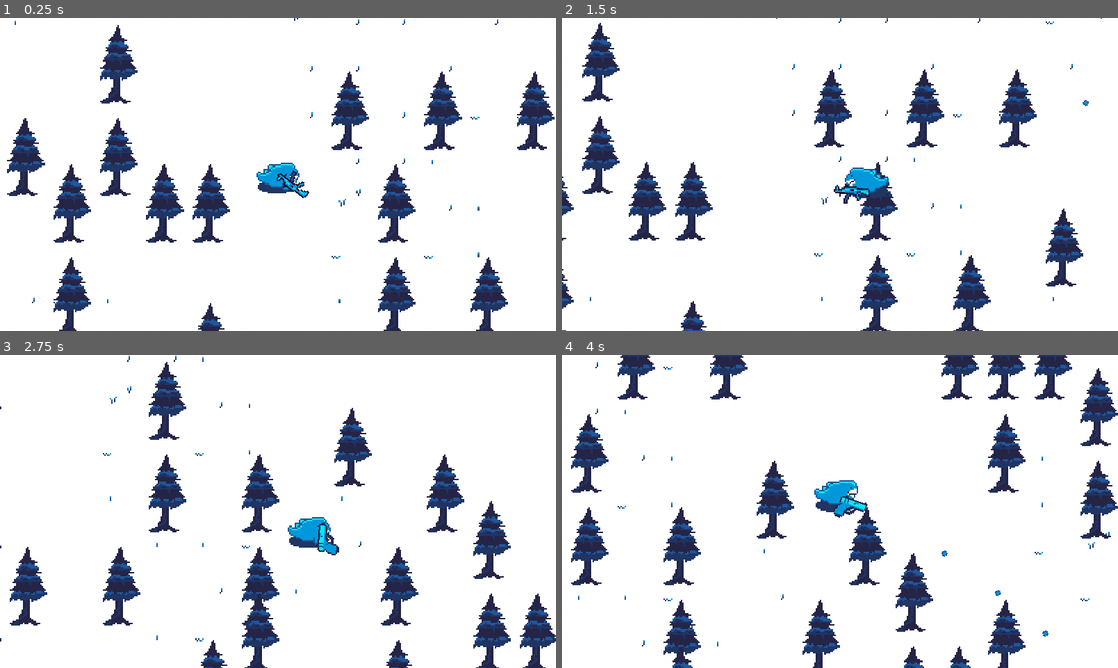
Above: before the commit, frames 1-4 (two rows, left to right).
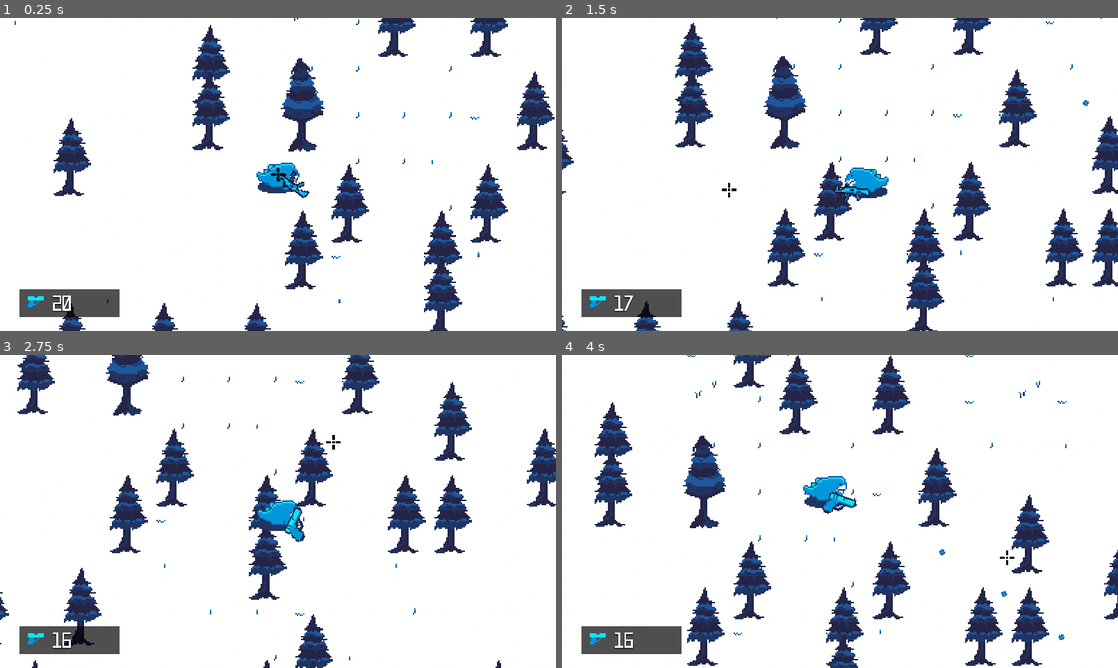
Above: after the commit, the same moments.

Repository: the2cguy/blobbyproject
Game: Godot game, scene res://maps/map_chapter1_test.tscn
Two runs of this game, one before a commit and one after it. Both use one fixed random seed, a clock stepped at 60 frames per second and the inputs below.
Inputs (mouse positions are in pixels of both pictures, inside the frame that each line leads up to):
- Up to frame 1 (0.25 s): no input
- Up to frame 2 (1.5 s): tap Enter at 0.5 s; move the mouse to (962, 158) at 0.52 s; press the mouse at (962, 158) at 0.53 s; hold D (right) 0.53-1.28 s; tap F (switch) at 0.8, 1.35 s; move the mouse to (728, 190) at 1.27 s; release the mouse at (728, 190) at 1.28 s; hold S (down) from 1.28 s (still down)
- Up to frame 3 (2.75 s): click (166, 527) at 1.55 s; move the mouse to (333, 442) at 2.02 s; release S (down) at 2.03 s; press the mouse at (333, 442) at 2.03 s; hold D (right) from 2.03 s (still down); tap F (switch) at 2.3 s
- Up to frame 4 (4 s): move the mouse to (812, 574) at 2.77 s; release D (right) at 2.78 s; release the mouse at (812, 574) at 2.78 s; hold W (up) 2.78-3.53 s; tap F (switch) at 2.85, 3.8 s; click (812, 574) at 3.05 s; move the mouse to (1006, 558) at 3.52 s; press the mouse at (1006, 558) at 3.53 s; hold A (left) from 3.53 s (still down)

The runs differ from the first frame. In frame 1, 19% of the frame differs, in the area x 1-92%, y 0-100%; in frame 2, 18%; in frame 3, 22%; in frame 4, 25%, in the area x 1-100%, y 0-100%.

Commit message:
New UI

Diff:
--- a/maps/map_chapter1_test.tscn
+++ b/maps/map_chapter1_test.tscn
@@ -1,41 +1,75 @@
-[gd_scene load_steps=10 format=3 uid="uid://ch50nop2obxfl"]
+[gd_scene load_steps=11 format=3 uid="uid://ch50nop2obxfl"]
 
 [ext_resource type="PackedScene" uid="uid://d25or1vcbdalh" path="res://models/model_player.tscn" id="1_h5upq"]
 [ext_resource type="Texture2D" uid="uid://c3u4gdsjjs17t" path="res://tileset/background_snow.png" id="3_avhwu"]
 [ext_resource type="Texture2D" uid="uid://ckyhcg3gpl23q" path="res://tileset/dirt-v2.png" id="3_i7a03"]
-[ext_resource type="PackedScene" uid="uid://7vc71hj8mcjb" path="res://models/misc/procedural_map.tscn" id="4_iohd6"]
+[ext_resource type="PackedScene" uid="uid://7vc71hj8mcjb" path="res://models/components/procedural_map.tscn" id="4_iohd6"]
 [ext_resource type="Texture2D" uid="uid://2wyn2b68y11n" path="res://tileset/pine_trees.png" id="4_lvd8u"]
+[ext_resource type="PackedScene" uid="uid://cee7omdbwiski" path="res://ui/main_hud.tscn" id="6_dwi81"]
 
 [sub_resource type="TileSetAtlasSource" id="TileSetAtlasSource_evxm6"]
 texture = ExtResource("3_i7a03")
 texture_region_size = Vector2i(32, 32)
 0:0/0 = 0
+0:0/0/physics_layer_0/linear_velocity = Vector2(0, 0)
+0:0/0/physics_layer_0/angular_velocity = 0.0
 1:0/0 = 0
+1:0/0/physics_layer_0/linear_velocity = Vector2(0, 0)
+1:0/0/physics_layer_0/angular_velocity = 0.0
 2:0/0 = 0
+2:0/0/physics_layer_0/linear_velocity = Vector2(0, 0)
+2:0/0/physics_layer_0/angular_velocity = 0.0
 3:0/0 = 0
+3:0/0/physics_layer_0/linear_velocity = Vector2(0, 0)
+3:0/0/physics_layer_0/angular_velocity = 0.0
 5:0/0 = 0
+5:0/0/physics_layer_0/linear_velocity = Vector2(0, 0)
+5:0/0/physics_layer_0/angular_velocity = 0.0
 6:0/0 = 0
+6:0/0/physics_layer_0/linear_velocity = Vector2(0, 0)
+6:0/0/physics_layer_0/angular_velocity = 0.0
 7:0/0 = 0
+7:0/0/physics_layer_0/linear_velocity = Vector2(0, 0)
+7:0/0/physics_layer_0/angular_velocity = 0.0
 8:0/0 = 0
+8:0/0/physics_layer_0/linear_velocity = Vector2(0, 0)
+8:0/0/physics_layer_0/angular_velocity = 0.0
 9:0/0 = 0
+9:0/0/physics_layer_0/linear_velocity = Vector2(0, 0)
+9:0/0/physics_layer_0/angular_velocity = 0.0
 
 [sub_resource type="TileSetAtlasSource" id="TileSetAtlasSource_2cv5v"]
 texture = ExtResource("3_avhwu")
 texture_region_size = Vector2i(32, 32)
 0:0/0 = 0
+0:0/0/physics_layer_0/linear_velocity = Vector2(0, 0)
+0:0/0/physics_layer_0/angular_velocity = 0.0
 
 [sub_resource type="TileSetAtlasSource" id="TileSetAtlasSource_oecxw"]
 texture = ExtResource("4_lvd8u")
 texture_region_size = Vector2i(32, 64)
 0:0/0 = 0
 0:0/0/texture_origin = Vector2i(0, 32)
+0:0/0/physics_layer_0/linear_velocity = Vector2(0, 0)
+0:0/0/physics_layer_0/angular_velocity = 0.0
+0:0/0/physics_layer_0/polygon_0/points = PackedVector2Array(-6.74646, -6.94488, 6.34961, -7.14331, 10, 0.5, -9.32598, 0)
+0:0/0/physics_layer_0/polygon_1/points = PackedVector2Array(3.1748, -4.76221, 2.97638, -21.4299, -1.19055, -21.4299, -4.16693, -4.56378)
 1:0/0 = 0
 1:0/0/texture_origin = Vector2i(0, 32)
+1:0/0/physics_layer_0/linear_velocity = Vector2(0, 0)
+1:0/0/physics_layer_0/angular_velocity = 0.0
+1:0/0/physics_layer_0/polygon_0/points = PackedVector2Array(-6.74646, -6.94488, 6.34961, -7.14331, 10, 0.5, -9.32598, 0)
+1:0/0/physics_layer_0/polygon_1/points = PackedVector2Array(3.1748, -4.76221, 2.97638, -21.4299, -1.19055, -21.4299, -4.16693, -4.56378)
 0:1/0 = 0
+0:1/0/physics_layer_0/linear_velocity = Vector2(0, 0)
+0:1/0/physics_layer_0/angular_velocity = 0.0
 1:1/0 = 0
+1:1/0/physics_layer_0/linear_velocity = Vector2(0, 0)
+1:1/0/physics_layer_0/angular_velocity = 0.0
 
 [sub_resource type="TileSet" id="TileSet_laogb"]
 tile_size = Vector2i(32, 32)
+physics_layer_0/collision_layer = 1
 sources/3 = SubResource("TileSetAtlasSource_evxm6")
 sources/4 = SubResource("TileSetAtlasSource_2cv5v")
 sources/6 = SubResource("TileSetAtlasSource_oecxw")
@@ -61,4 +95,13 @@
 layer_2/z_index = 1
 layer_2/tile_data = PackedInt32Array()
 
-[node name="procedural_map" parent="." instance=ExtResource("4_iohd6")]
+[node name="procedural_map" parent="." node_paths=PackedStringArray("tilemap") instance=ExtResource("4_iohd6")]
+distribution_frequency = {
+"dirt": 0.1146,
+"pine_tree": 0.5
+}
+tilemap = NodePath("../map")
+
+[node name="CanvasLayer" type="CanvasLayer" parent="."]
+
+[node name="main_hud" parent="CanvasLayer" instance=ExtResource("6_dwi81")]
--- a/scripts/global.gd
+++ b/scripts/global.gd
@@ -20,3 +20,6 @@
 	"blitz34":20,
 	"zk2_gen3":4
 }
+var currentWeapon = "blitz34"
+var weapon:Node2D
+var reload_progress:ProgressBar
--- a/scripts/procedural_map.gd
+++ b/scripts/procedural_map.gd
@@ -3,18 +3,47 @@
 # Background ID: 4
 # Dirt ID: 3
 # Pine Tree ID: 6
-var levelArea = [Vector2(-100, -100), Vector2(100, 100)]
+@export var levelArea = [Vector2(-100, -100), Vector2(100, 100)]
+@export var seed:int
+@export var distribution_frequency = {
+	3:0.1146,
+	6:0.5
+}
+@export var layer:Dictionary = {
+	"3":0,
+	"6":2,
+	"4":1
+}
+@export var atlas_coords = {
+	"3":[9, 0],
+	"6":[3, 0]
+}
+@export var tilemap:TileMap
+func distribute(seed, atlas_id, frequency, pos1:Vector2i, pos2:Vector2i, isEven:bool):
+	if not isEven:
+		procedural.seed = seed
+		procedural.frequency = frequency
+		procedural.noise_type = FastNoiseLite.TYPE_SIMPLEX
+		for x in range(pos1.x, pos2.x):
+			for y in range(pos1.y, pos2.y):
+				tilemap.set_cell(layer[str(atlas_id)], Vector2i(x, y), atlas_id, Vector2i(remap(procedural.get_noise_2d(x, y), 0, 1.0, atlas_coords[str(atlas_id)][0], atlas_coords[str(atlas_id)][1]), 0))
+	else:
+		for x in range(pos1.x, pos2.x):
+			for y in range(pos1.y, pos2.y):
+				tilemap.set_cell(layer[str(atlas_id)], Vector2i(x, y), atlas_id, Vector2i(0, 0))
 func _ready():
-	procedural.seed = 7273
-	procedural.noise_type = FastNoiseLite.TYPE_SIMPLEX
-	procedural.frequency = 0.1146
-	for x in range(levelArea[0].x, levelArea[1].x):
-		for y in range(levelArea[0].y, levelArea[1].y):
-			get_parent().get_node("map").set_cell(1, Vector2i(x, y), 4, Vector2i(0, 0))
-			get_parent().get_node("map").set_cell(0, Vector2i(x, y), 3, Vector2i(remap(procedural.get_noise_2d(x, y), 0, 1.0, 9, 0), 0))
-	procedural.seed += 1000
-	procedural.frequency = 0.5
-	for x in range(levelArea[0].x, levelArea[1].x):
-		for y in range(levelArea[0].y, levelArea[1].y):
-			get_parent().get_node("map").set_cell(2, Vector2i(x, y), 6, Vector2i(remap(procedural.get_noise_2d(x, y), 0, 1.0, 3, 0), 0))
-	print(procedural.frequency)
+	distribute(7273, 3, 0.1146, Vector2i(-100, -100), Vector2i(100, 100), false)
+	distribute(7273, 4, 0, Vector2i(-100, -100), Vector2i(100, 100), true)
+	distribute(7273, 6, 0.5, Vector2i(-100, -100), Vector2i(100, 100), false)
+#	procedural.seed = seed
+#	procedural.noise_type = FastNoiseLite.TYPE_SIMPLEX
+#	procedural.frequency = 0.1146
+#	for x in range(levelArea[0].x, levelArea[1].x):
+#		for y in range(levelArea[0].y, levelArea[1].y):
+#			get_parent().get_node("map").set_cell(0, Vector2i(x, y), 3, Vector2i(remap(procedural.get_noise_2d(x, y), 0, 1.0, 9, 0), 0))
+#	procedural.seed += 1000
+#	procedural.frequency = 0.5
+#	for x in range(levelArea[0].x, levelArea[1].x):
+#		for y in range(levelArea[0].y, levelArea[1].y):
+#			get_parent().get_node("map").set_cell(2, Vector2i(x, y), 6, Vector2i(remap(procedural.get_noise_2d(x, y), 0, 1.0, 3, 0), 0))
+#	print(procedural.frequency)
--- /dev/null
+++ b/scripts/ui/ammo_text.gd
@@ -0,0 +1,5 @@
+extends Label
+
+
+func _process(delta: float) -> void:
+	text = str(Global.gunAmmo[Global.currentWeapon])
--- /dev/null
+++ b/scripts/ui/crosshair.gd
@@ -0,0 +1,11 @@
+extends TextureRect
+
+
+# Called when the node enters the scene tree for the first time.
+func _ready():
+	pass # Replace with function body.
+
+
+# Called every frame. 'delta' is the elapsed time since the previous frame.
+func _process(delta):
+	global_position = get_global_mouse_position()+Vector2(-20, -20)
--- /dev/null
+++ b/scripts/ui/reload_progress.gd
@@ -0,0 +1,12 @@
+extends ProgressBar
+
+
+# Called when the node enters the scene tree for the first time.
+func _ready() -> void:
+	Global.reload_progress = self
+
+
+# Called every frame. 'delta' is the elapsed time since the previous frame.
+func _process(delta: float) -> void:
+	max_value = Global.gunReloadTime[Global.currentWeapon]
+	value = Global.weapon.get_node("ReloadTimer").time_left
--- a/scripts/weapon.gd
+++ b/scripts/weapon.gd
@@ -1,25 +1,25 @@
 extends Node2D
 var weaponType = "AUTO"
 var weaponSpeed = 20 #Speed: rounds/second
-var currentWeapon = "blitz34"
 var allowFire = true
 var bullet = preload("res://models/model_default_bullet.tscn")
 # Called when the node enters the scene tree for the first time.
 func switchGun():
 	if $ReloadTimer.is_stopped():
-		var gunid = Global.guns.keys().find(currentWeapon, 0)+1
+		var gunid = Global.guns.keys().find(Global.currentWeapon, 0)+1
 		if gunid >= len(Global.guns.keys()):
-			currentWeapon = Global.guns.keys()[0]
+			Global.currentWeapon = Global.guns.keys()[0]
 		else:
-			currentWeapon = Global.guns.keys()[gunid]
-		weaponType = Global.guns[currentWeapon]
-		$Sprite2D.play(currentWeapon+"_idle")
+			Global.currentWeapon = Global.guns.keys()[gunid]
+		weaponType = Global.guns[Global.currentWeapon]
+		$Sprite2D.play(Global.currentWeapon+"_idle")
 func _ready():
 	$Timer.timeout.connect(enableFire)
 	$ReloadTimer.timeout.connect(reloadGun)
-	$Sprite2D.play(currentWeapon+"_idle")
+	$Sprite2D.play(Global.currentWeapon+"_idle")
+	Global.weapon = self
 func enableFire():
-	if Global.gunAmmo[currentWeapon] > 0:
+	if Global.gunAmmo[Global.currentWeapon] > 0:
 		allowFire = true
 	else:
 		$Sprite2D.stop()
@@ -28,46 +28,47 @@
 	look_at(get_global_mouse_position())
 	#Automatic shooting
 	if weaponType == "AUTO":
-		if Global.gunAmmo[currentWeapon] > 0 and $Timer.is_stopped():
+		if Global.gunAmmo[Global.currentWeapon] > 0 and $Timer.is_stopped() and $ReloadTimer.is_stopped():
 			allowFire = true
 		else:
 			allowFire = false
 		if Input.is_action_pressed("shoot") and allowFire:
 			#Shooting animation
-			$Sprite2D.play(currentWeapon+"_shooting")
+			$Sprite2D.play(Global.currentWeapon+"_shooting")
 			#Subtract bullets when shooting
-			Global.gunAmmo[currentWeapon] -= 1
+			Global.gunAmmo[Global.currentWeapon] -= 1
 			#Spawn/instance bullet
 			var bullet_instance = bullet.instantiate()
 			bullet_instance.global_position = $Marker2D.global_position
 			get_node("/root/map_chapter1_test").add_child(bullet_instance)
 			#Rounds/second mechanism
 			allowFire = false
-			$Timer.start(1/Global.gunROF[currentWeapon])
+			$Timer.start(1/Global.gunROF[Global.currentWeapon])
 			print(Global.gunAmmo)
 	elif weaponType == "SEMIAUTO":
-		if Global.gunAmmo[currentWeapon] > 0 and $Timer.is_stopped():
+		if Global.gunAmmo[Global.currentWeapon] > 0 and $Timer.is_stopped() and $ReloadTimer.is_stopped():
 			allowFire = true
 		else:
 			allowFire = false
 		if Input.is_action_just_pressed("shoot") and allowFire:
-			$Sprite2D.play(currentWeapon+"_shooting")
-			Global.gunAmmo[currentWeapon] -= 1
+			$Sprite2D.play(Global.currentWeapon+"_shooting")
+			Global.gunAmmo[Global.currentWeapon] -= 1
 			var bullet_instance = bullet.instantiate()
 			bullet_instance.global_position = $Marker2D.global_position
 			get_node("/root/map_chapter1_test").add_child(bullet_instance)
 			allowFire = false
-			$Timer.start(1/Global.gunROF[currentWeapon])
+			$Timer.start(1/Global.gunROF[Global.currentWeapon])
 	#If weapon is gun
 	if weaponType == "AUTO" or weaponType == "SEMIAUTO":
 		if Input.is_action_just_pressed("reload") and $ReloadTimer.is_stopped():
-			$ReloadTimer.start(Global.gunReloadTime[currentWeapon])
+			Global.reload_progress.get_parent().show()
+			$ReloadTimer.start(Global.gunReloadTime[Global.currentWeapon])
 		if Input.is_action_just_released("shoot"):
 			$Sprite2D.stop()
 		if Input.is_action_just_pressed("switch"):
 			switchGun()
 #Reload function guys
 func reloadGun():
-	Global.gunAmmo[currentWeapon] = Global.gunCapacity[currentWeapon]
+	Global.gunAmmo[Global.currentWeapon] = Global.gunCapacity[Global.currentWeapon]
 	allowFire = true
-	print("RELOAD")
+	Global.reload_progress.get_parent().hide()
--- /dev/null
+++ b/ui/main_hud.tscn
@@ -0,0 +1,123 @@
+[gd_scene load_steps=11 format=3 uid="uid://cee7omdbwiski"]
+
+[ext_resource type="Texture2D" uid="uid://tn7oskoeag74" path="res://ui/imgs/crosshair.png" id="1_463no"]
+[ext_resource type="Script" path="res://scripts/ui/crosshair.gd" id="2_jcp26"]
+[ext_resource type="Texture2D" uid="uid://clr38j4encd72" path="res://ui/gun_icon-v2.png" id="3_njc03"]
+[ext_resource type="FontFile" uid="uid://bhlcg42s8qp1c" path="res://ui/fonts/screaming_neon.ttf" id="4_5q2pl"]
+[ext_resource type="Script" path="res://scripts/ui/ammo_text.gd" id="5_jtwbc"]
+[ext_resource type="Script" path="res://scripts/ui/reload_progress.gd" id="6_ik8hh"]
+[ext_resource type="Texture2D" uid="uid://pii3d3a64xoa" path="res://ui/reloadicon.png" id="7_6y3vc"]
+
+[sub_resource type="LabelSettings" id="LabelSettings_ajcou"]
+font = ExtResource("4_5q2pl")
+font_size = 473
+shadow_size = 54
+shadow_color = Color(0, 0, 0, 0.329412)
+shadow_offset = Vector2(0, 20)
+
+[sub_resource type="StyleBoxFlat" id="StyleBoxFlat_kbljf"]
+
+[sub_resource type="StyleBoxFlat" id="StyleBoxFlat_jgwk1"]
+bg_color = Color(0.109804, 0.109804, 0.109804, 1)
+
+[node name="main_hud" type="Control"]
+layout_mode = 3
+anchors_preset = 15
+anchor_right = 1.0
+anchor_bottom = 1.0
+grow_horizontal = 2
+grow_vertical = 2
+
+[node name="crosshair" type="TextureRect" parent="."]
+texture_filter = 1
+layout_mode = 0
+offset_right = 40.0
+offset_bottom = 40.0
+pivot_offset = Vector2(20, 20)
+texture = ExtResource("1_463no")
+script = ExtResource("2_jcp26")
+
+[node name="ColorRect" type="ColorRect" parent="."]
+layout_mode = 1
+anchors_preset = 2
+anchor_top = 1.0
+anchor_bottom = 1.0
+offset_left = 41.0
+offset_top = -86.0
+offset_right = 247.0
+offset_bottom = -29.0
+grow_vertical = 0
+color = Color(0, 0, 0, 0.690196)
+
+[node name="gun_icon" type="TextureRect" parent="."]
+texture_filter = 1
+layout_mode = 1
+anchors_preset = 2
+anchor_top = 1.0
+anchor_bottom = 1.0
+offset_left = 55.0
+offset_top = -79.0
+offset_right = 95.0
+offset_bottom = -39.0
+grow_vertical = 0
+texture = ExtResource("3_njc03")
+
+[node name="ammo_text" type="Label" parent="."]
+layout_mode = 1
+anchors_preset = 2
+anchor_top = 1.0
+anchor_bottom = 1.0
+offset_left = 109.0
+offset_top = -75.9999
+offset_right = 570.0
+offset_bottom = 444.0
+grow_vertical = 0
+scale = Vector2(0.0919692, 0.0919692)
+text = "16"
+label_settings = SubResource("LabelSettings_ajcou")
+script = ExtResource("5_jtwbc")
+
+[node name="reload_control" type="Control" parent="."]
+visible = false
+layout_mode = 1
+anchors_preset = 7
+anchor_left = 0.5
+anchor_top = 1.0
+anchor_right = 0.5
+anchor_bottom = 1.0
+offset_left = -109.0
+offset_top = -77.0
+offset_right = -69.0
+offset_bottom = -37.0
+grow_horizontal = 2
+grow_vertical = 0
+
+[node name="reload_progress" type="ProgressBar" parent="reload_control"]
+layout_mode = 1
+anchors_preset = 7
+anchor_left = 0.5
+anchor_top = 1.0
+anchor_right = 0.5
+anchor_bottom = 1.0
+offset_left = 84.0
+offset_top = -22.0
+offset_right = 174.0
+offset_bottom = -4.0
+grow_horizontal = 2
+grow_vertical = 0
+theme_override_styles/background = SubResource("StyleBoxFlat_kbljf")
+theme_override_styles/fill = SubResource("StyleBoxFlat_jgwk1")
+max_value = 2.0
+step = 0.1
+value = 0.2
+show_percentage = false
+script = ExtResource("6_ik8hh")
+
+[node name="TextureRect" type="TextureRect" parent="reload_control"]
+texture_filter = 1
+layout_mode = 0
+offset_left = 59.0
+offset_top = 6.0
+offset_right = 99.0
+offset_bottom = 46.0
+texture = ExtResource("7_6y3vc")
Not shown, added: export_presets.cfg
Renamed: models/misc/procedural_map.tscn -> models/components/procedural_map.tscn
Binary file added: ui/fonts/screaming_neon.ttf
Not shown, added: ui/fonts/screaming_neon.ttf.import
Binary file added: ui/gun icon.png
Not shown, added: ui/gun icon.png.import
Binary file added: ui/gun_icon-v2.png
Not shown, added: ui/gun_icon-v2.png.import
Binary file added: ui/imgs/crosshair.png
Not shown, added: ui/imgs/crosshair.png.import
Binary file added: ui/imgs/interact.png
Not shown, added: ui/imgs/interact.png.import
(and 4 more such lines)
